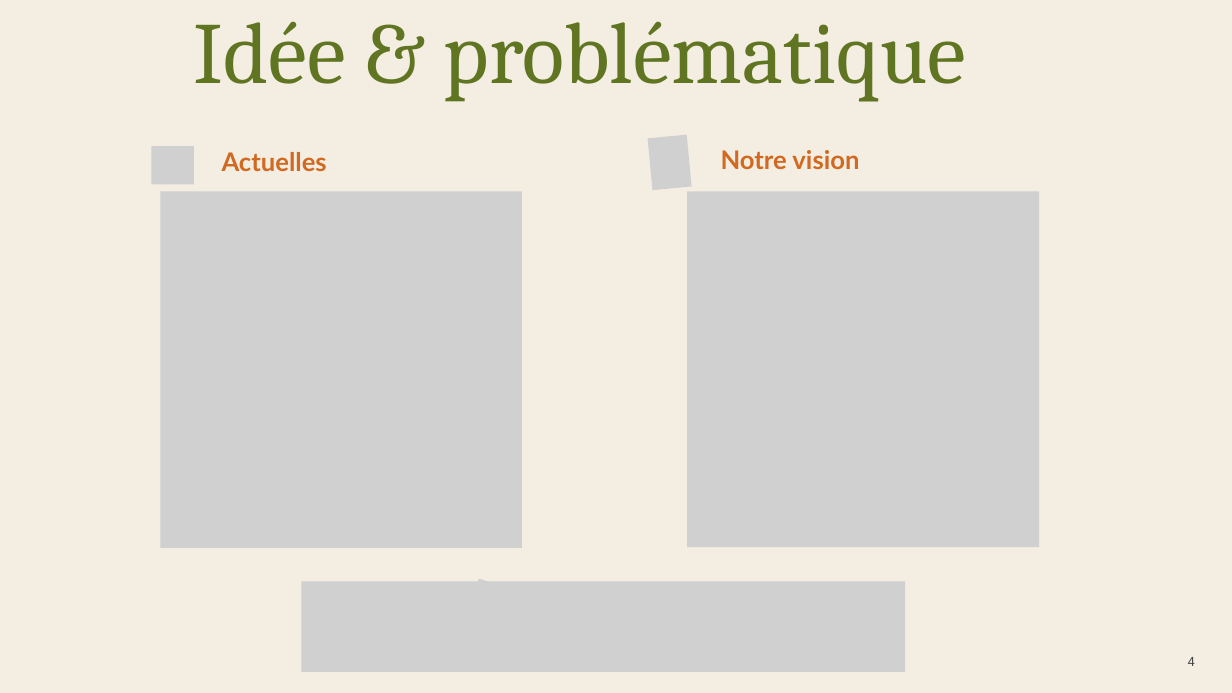
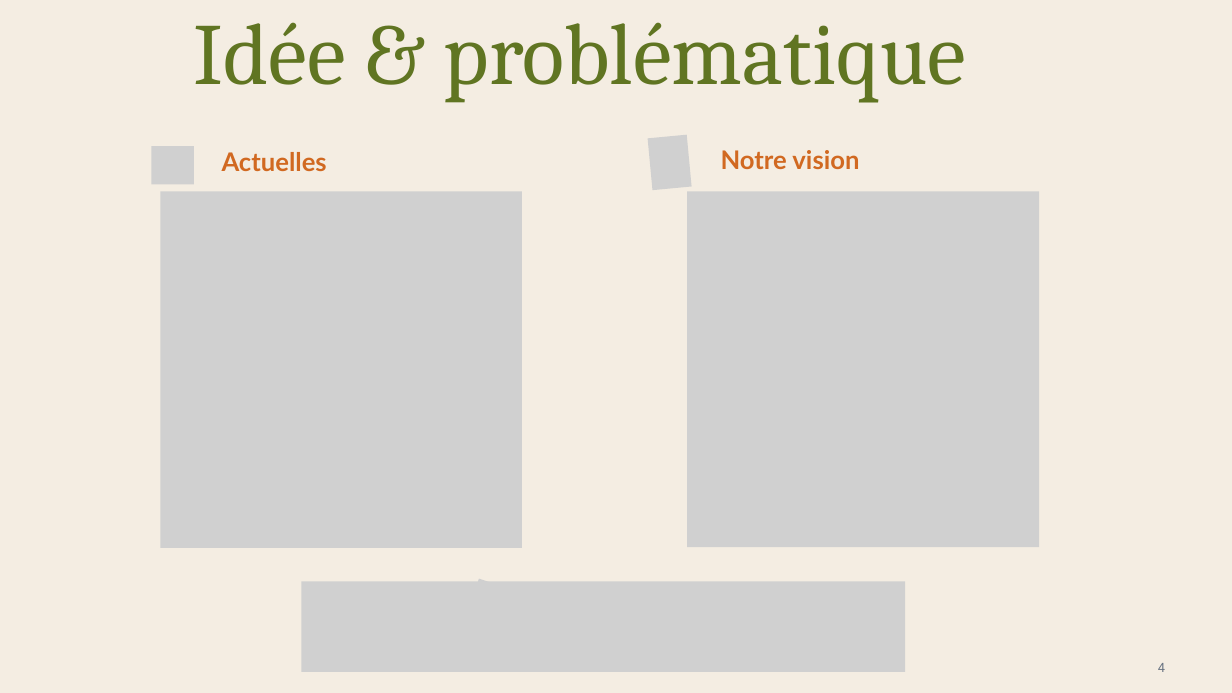
Before and after one commit to meriambouzaffara/AgriLink-4DAS_I3, a slide deck: slide 4 of Documentation/Presentation/Presentation_AgriLink.pptx. Drawn at 1232x693 pixels with LibreOffice and Linux fonts; fonts in the diff are those of the drawing; grey boxes stand for pictures. Boxes give left, top, right and bottom in pixels: in the first picture for what was removed or moved away, otherwise in the second. Text is boxed around its words. In the diff, an @@ line names an element or a change of style, - is before the commit and + after.

```diff
--- a/Documentation/Presentation/Presentation_AgriLink.pptx
+++ b/Documentation/Presentation/Presentation_AgriLink.pptx
@@ text "4": place and size @@
-text "4" at [1188, 657, 1195, 666]
+text "4" at [1158, 663, 1165, 672]
@@ text "4" at [1158, 663, 1165, 672]: text colour #47474A to #697482 @@
```
Also in this commit, not shown: 4 other slides changed, 16 slides added, 8 slides removed, 1 other file.
